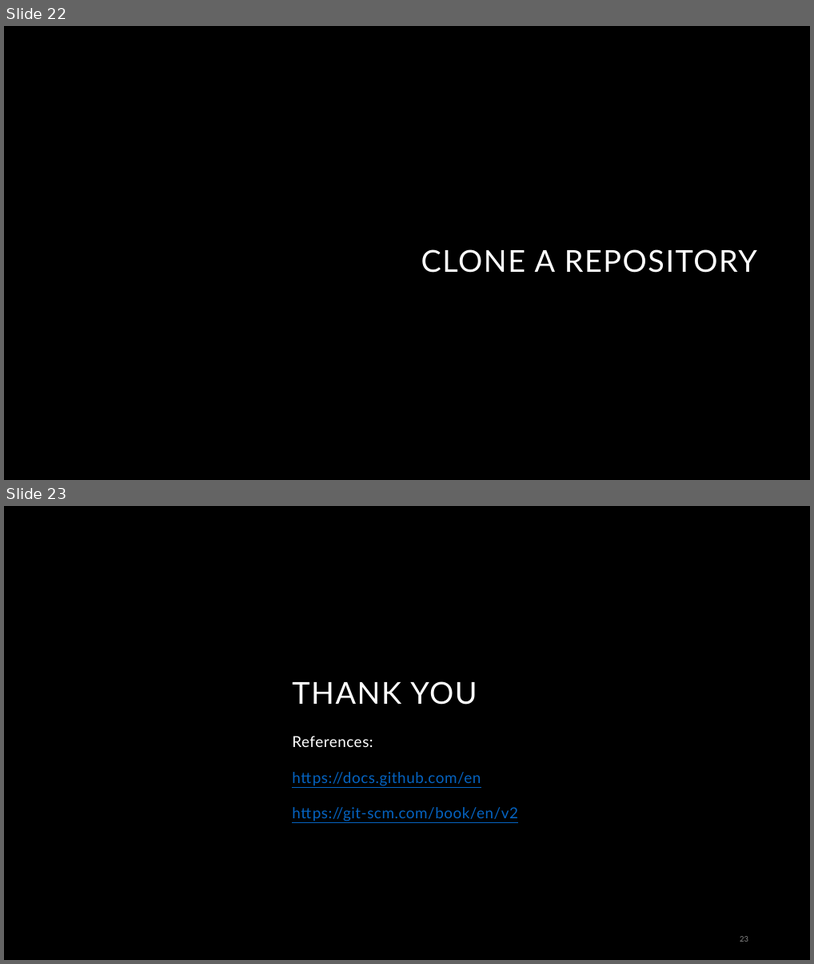
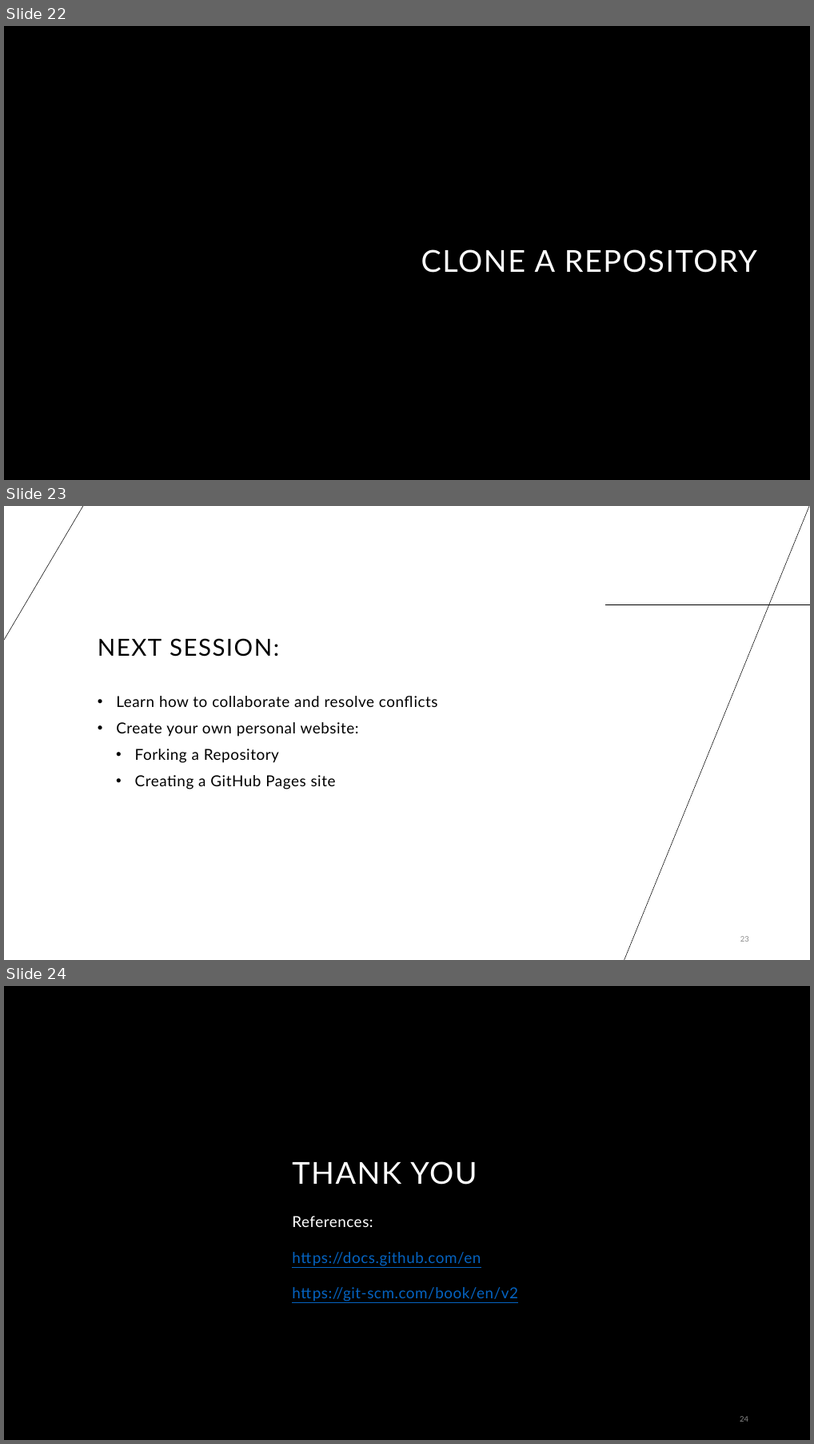
Before and after one commit to cassandra-hui/GitHub-Workshop, a slide deck: Day_1.pptx. Shown one above the other, each under a label of ours: slides 22 and 23 before the commit, slides 22, 23 and 24 after it. The pictures are 814x964 and 814x1444 pixels, drawn with LibreOffice and Linux fonts; fonts in the diff are those of the drawing; background and template pictures are left out. Boxes give left, top, right and bottom in pixels: in the first picture for what was removed or moved away, otherwise in the second. Text is boxed around its words. In the diff, an @@ line names an element or a change of style, - is before the commit and + after.

```diff
--- a/Day_1.pptx
+++ b/Day_1.pptx
@@ slide 23 added at (4, 506, 810, 960), background #FFFFFF @@
@@ line added from (4, 640) to (84, 506), #000000 0.5 pt @@
@@ line added from (810, 506) to (625, 960), #000000 0.5 pt @@
@@ line added from (606, 605) to (810, 605), #000000 0.5 pt @@
@@ title added at (98, 638, 279, 656), 28 pt, text #000000 @@
+NEXT SESSION:
@@ text added at (116, 696, 438, 789), 18 pt, text #000000 @@
+  • Learn how to collaborate and resolve conflicts
+  • Create your own personal website:
+    • Forking a Repository
+    • Creating a GitHub Pages site
@@ page number added at (741, 936, 750, 941), 9 pt, text #8C8C8C @@
+23
@@ what was slide 23 is now slide 24 @@
@@ page number at (740, 1416, 749, 1421): text changed @@
-23
+24
```
Also in this commit, not shown: 2 slides changed, 1 other file.
